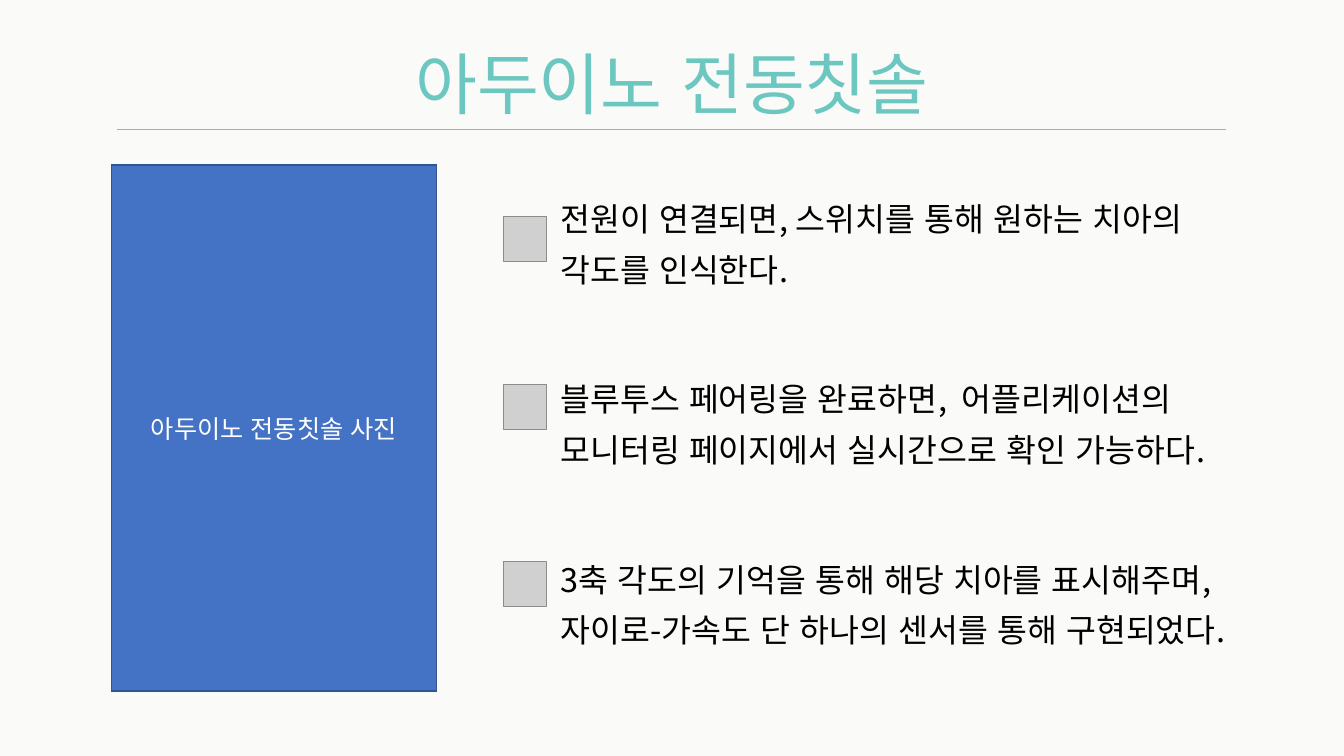
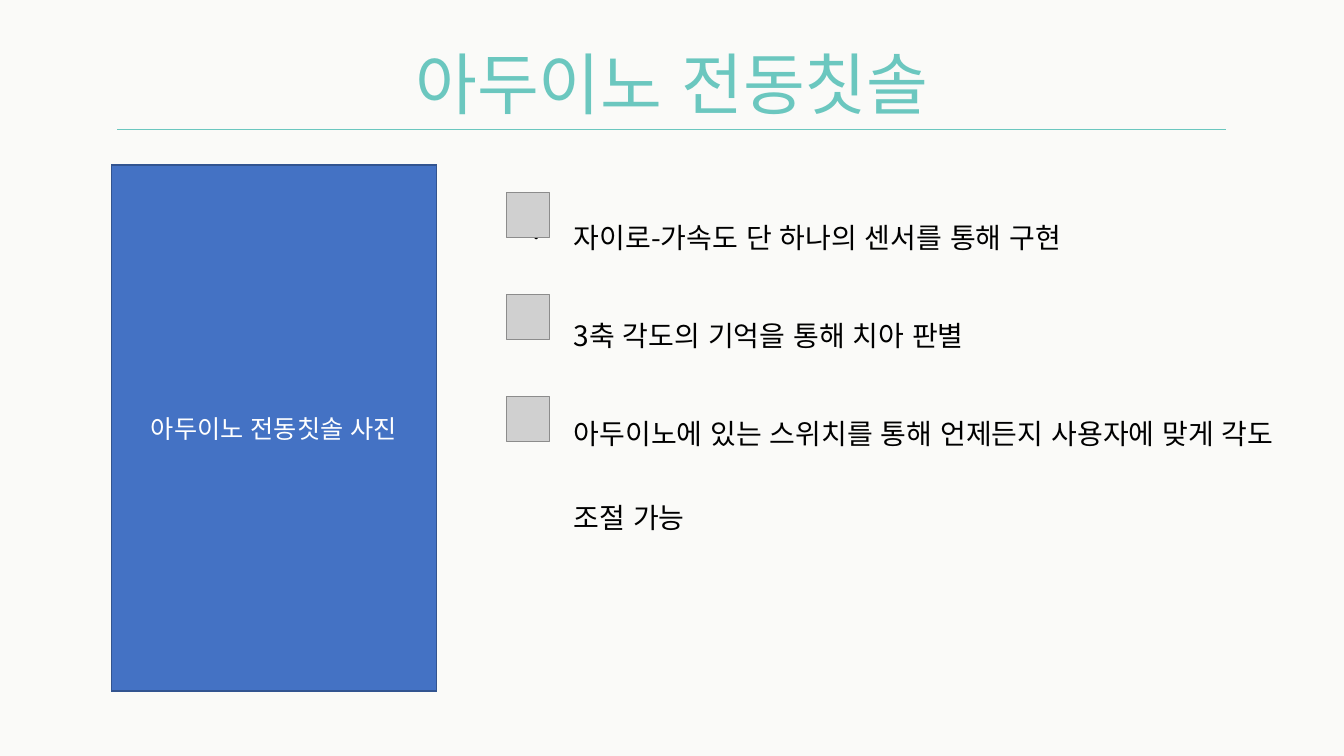
Before and after one commit to Team-Achi/Docs, a slide deck: slide 11 of PPT/캡스톤디자인_14주차_최종데모_5조.pptx (slide 9 before the commit). Drawn at 1344x756 pixels with LibreOffice and Linux fonts; fonts in the diff are those of the drawing; grey boxes stand for pictures. Boxes give left, top, right and bottom in pixels: in the first picture for what was removed or moved away, otherwise in the second. Text is boxed around its words. In the diff, an @@ line names an element or a change of style, - is before the commit and + after.

```diff
--- a/PPT/캡스톤디자인_14주차_최종데모_5조.pptx
+++ b/PPT/캡스톤디자인_14주차_최종데모_5조.pptx
@@ picture: place and size @@
-picture at <box>504,217,547,262</box>
+picture at <box>507,193,551,238</box>
@@ text at <box>574,224,1274,530</box>: text changed; size 23.2 to 20 pt @@
-• 전원이 연결되면, 스위치를 통해 원하는 치아의 각도를 인식한다.
-• 블루투스 페어링을 완료하면, 어플리케이션의 모니터링 페이지에서 실시간으로 확인 가능하다.
-• 3축 각도의 기억을 통해 해당 치아를 표시해주며, 자이로-가속도 단 하나의 센서를 통해 구현되었다.
+• 자이로-가속도 단 하나의 센서를 통해 구현
+• 3축 각도의 기억을 통해 치아 판별
+• 아두이노에 있는 스위치를 통해 언제든지 사용자에 맞게 각도 조절 가능
@@ picture: place and size @@
-picture at <box>504,385,547,431</box>
+picture at <box>507,294,551,340</box>
@@ picture: place and size @@
-picture at <box>504,562,547,607</box>
+picture at <box>507,396,551,442</box>
```
Also in this commit, not shown: 13 other slides changed, 5 slides added, 8 slides removed, 2 other files.
